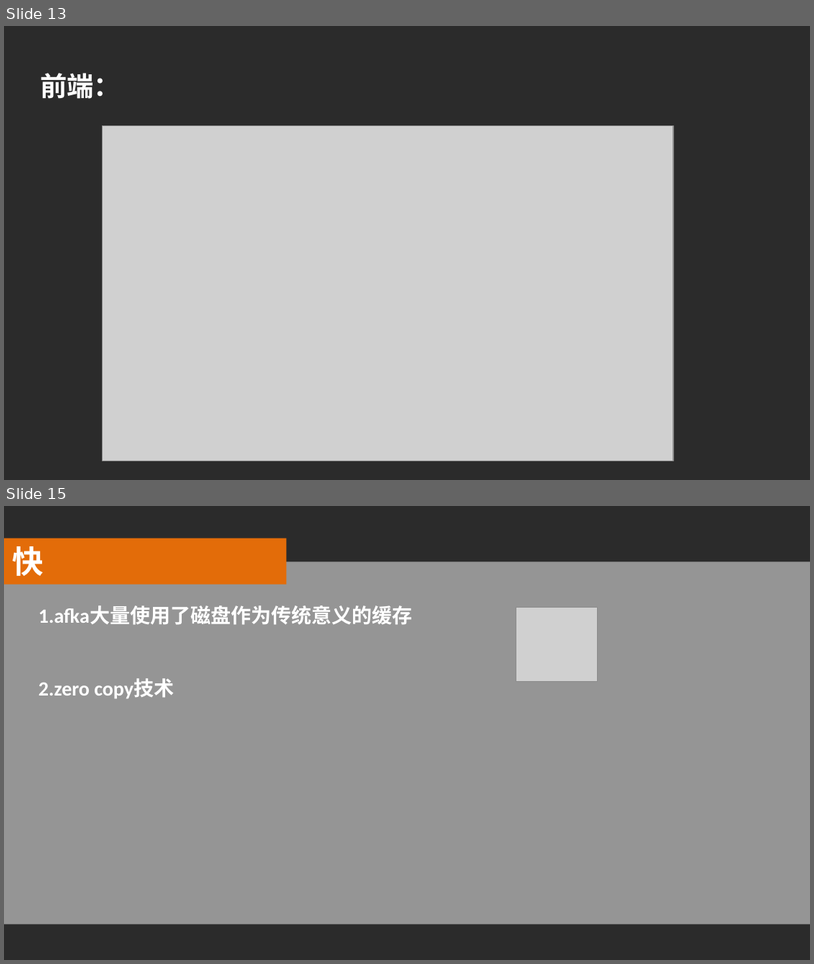
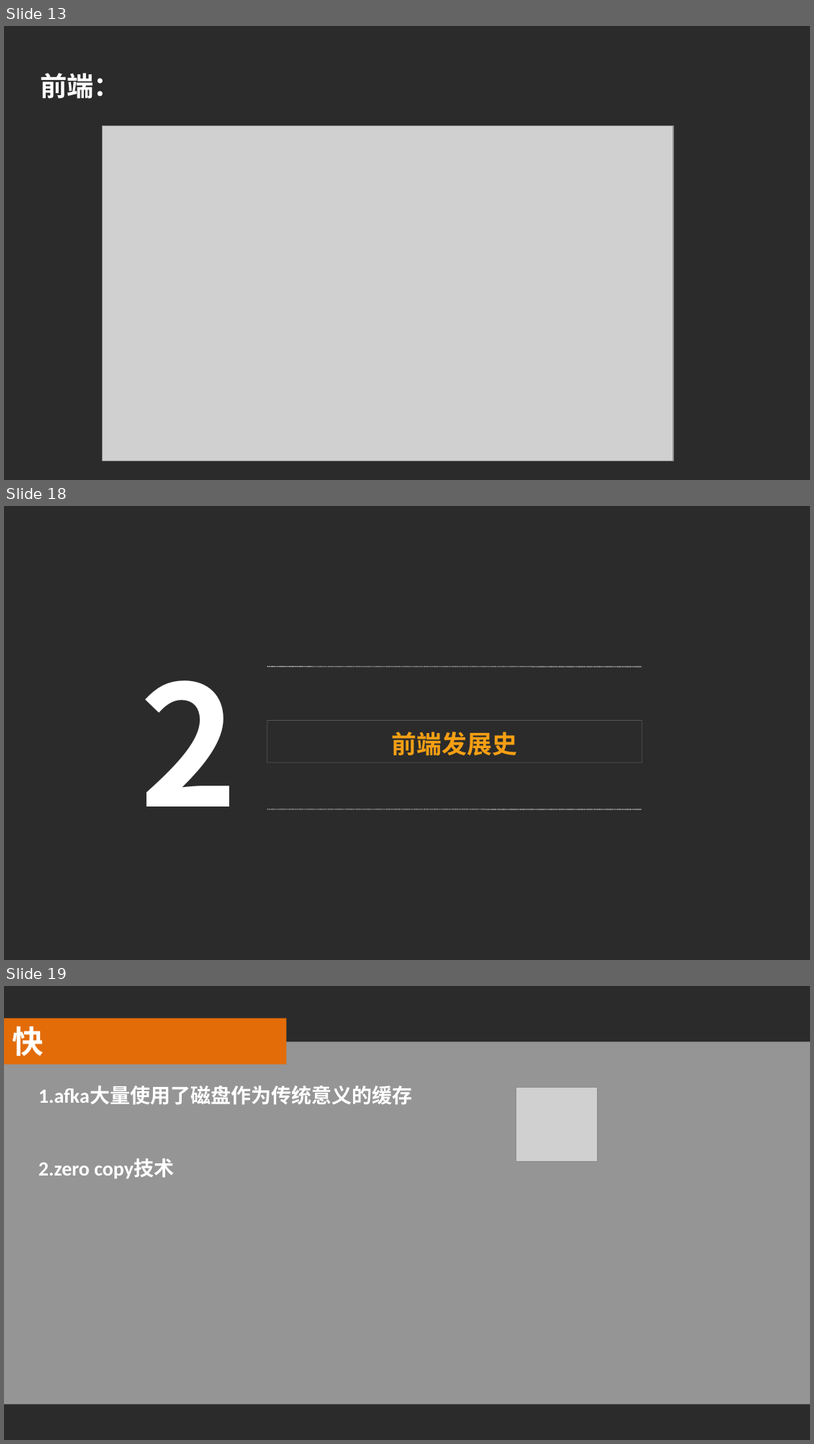
Before and after one commit to luke93h/git-blog, a slide deck: src/大前端简介.pptx. Shown one above the other, each under a label of ours: slides 13 and 15 before the commit, slides 13, 18 and 19 after it; the slides between them are not shown. The pictures are 814x964 and 814x1444 pixels, drawn with LibreOffice and Linux fonts; fonts in the diff are those of the drawing; grey boxes stand for pictures; background and template pictures are left out; a plain dark background stands for a picture behind light text. Boxes give left, top, right and bottom in pixels: in the first picture for what was removed or moved away, otherwise in the second. Text is boxed around its words. In the diff, an @@ line names an element or a change of style, - is before the commit and + after.

```diff
--- a/src/大前端简介.pptx
+++ b/src/大前端简介.pptx
@@ slide 18 added at [4,506,810,960], background picture (left out) @@
@@ line added from (268, 667) to (642, 667), #FFFFFF 0.75 pt dashed @@
@@ text added at [139,680,238,806], 149 pt, text #FFFFFF, bold @@
+2
@@ rectangle added at [268,721,643,762], outline #FFFFFF 0.5 pt, 28 pt, text #F59F14, bold, small capitals @@
+前端发展史
@@ line added from (268, 809) to (642, 809), #FFFFFF 0.75 pt dashed @@
@@ what was slide 15 is now slide 19 @@
```
Also in this commit, not shown: 1 slide changed, 3 other slides added, 1 other file.
